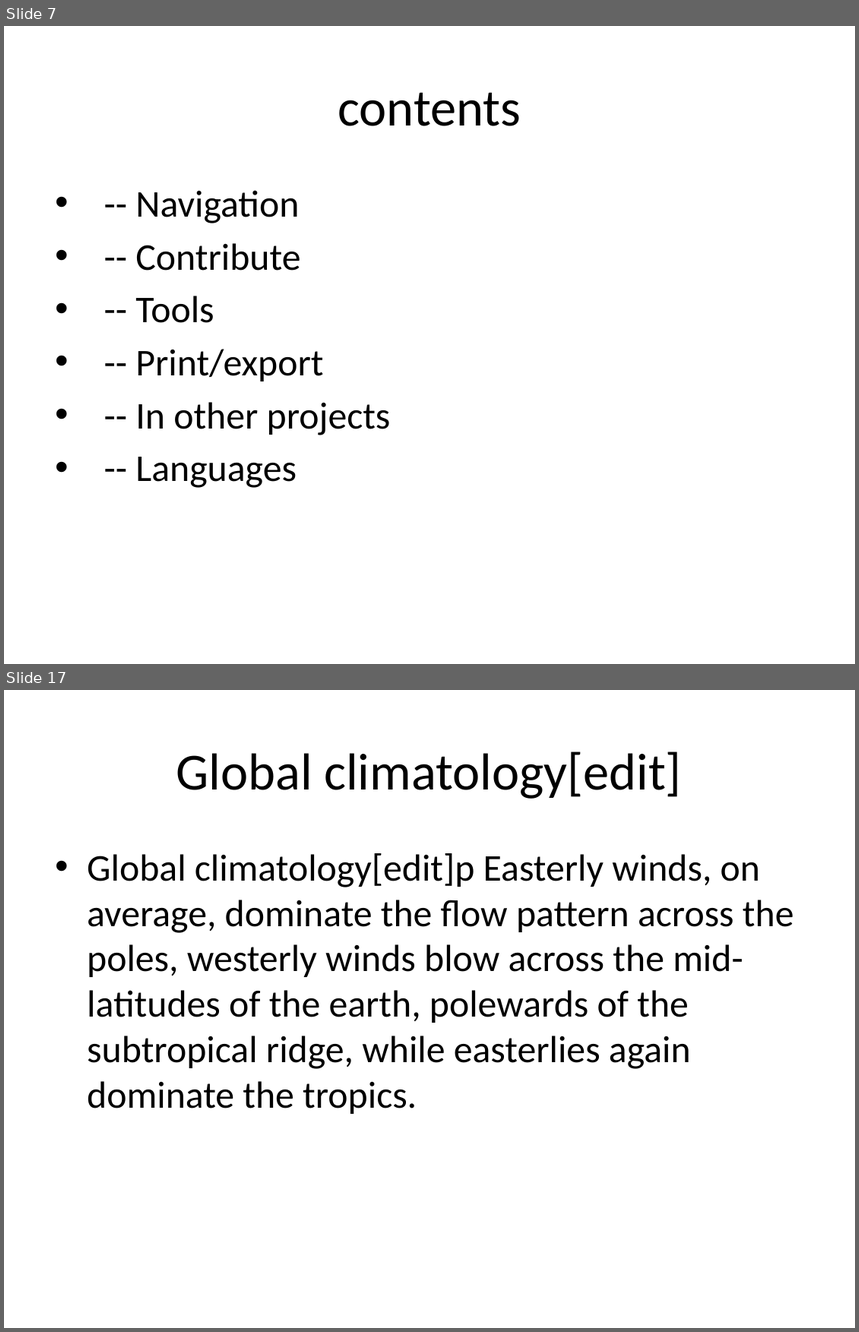
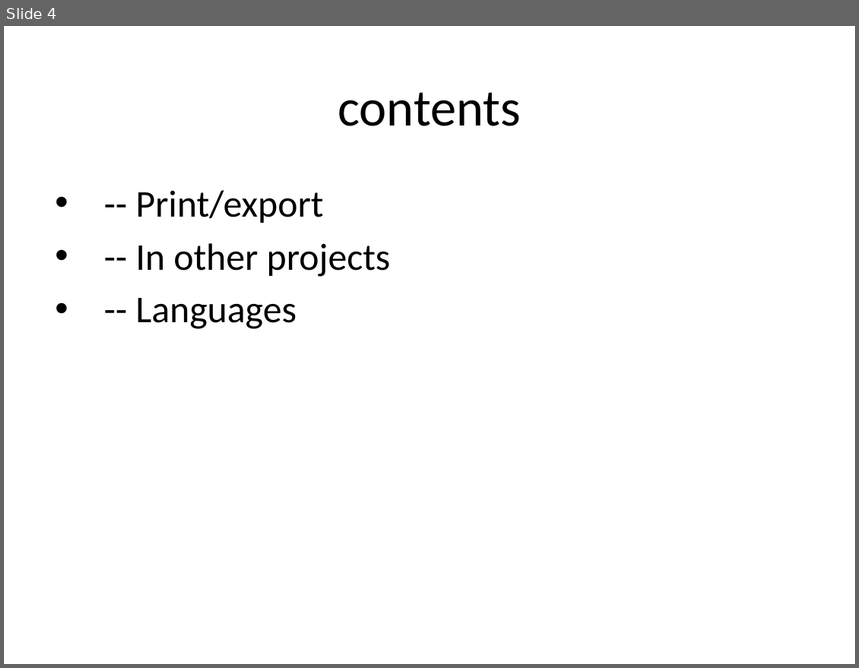
Before and after one commit to eppisai/Uplift---Smart-educational-Platform, a slide deck: AutoPPT-main/AutoPPT-main/something.pptx. Shown one above the other, each under a label of ours: slides 7 and 17 before the commit, slide 4 after it; the slides between them are not shown. The pictures are 859x1332 and 859x668 pixels, drawn with LibreOffice and Linux fonts; fonts in the diff are those of the drawing. Boxes give left, top, right and bottom in pixels: in the first picture for what was removed or moved away, otherwise in the second. Text is boxed around its words. In the diff, an @@ line names an element or a change of style, - is before the commit and + after.

```diff
--- a/AutoPPT-main/AutoPPT-main/something.pptx
+++ b/AutoPPT-main/AutoPPT-main/something.pptx
@@ slide 17 removed at bbox=[4, 690, 855, 1328], background #FFFFFF @@
@@ title removed at bbox=[177, 752, 682, 799] @@
-Global climatology[edit]
@@ text removed at bbox=[87, 853, 794, 1114] @@
-• Global climatology[edit]p Easterly winds, on average, dominate the flow pattern across the poles, westerly winds blow across the mid-latitudes of the earth, polewards of the subtropical ridge, while easterlies again dominate the tropics.
@@ what was slide 7 is now slide 4 @@
@@ slide 4 changed as well @@
@@ text at bbox=[135, 190, 300, 323]: paragraphs removed @@
-• -- Navigation
-• -- Contribute
-• -- Tools
```
Also in this commit, not shown: 1 other slide changed, 10 slides added, 42 other slides removed, 1 other file.
